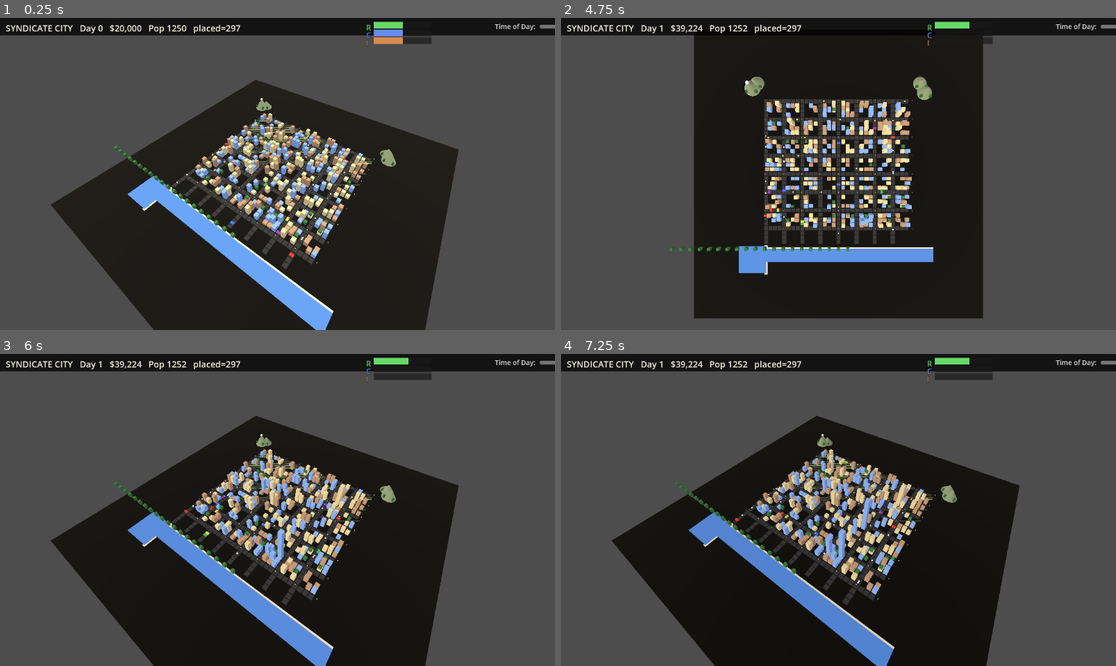
Above: before the commit, frames 1-4 (two rows, left to right).
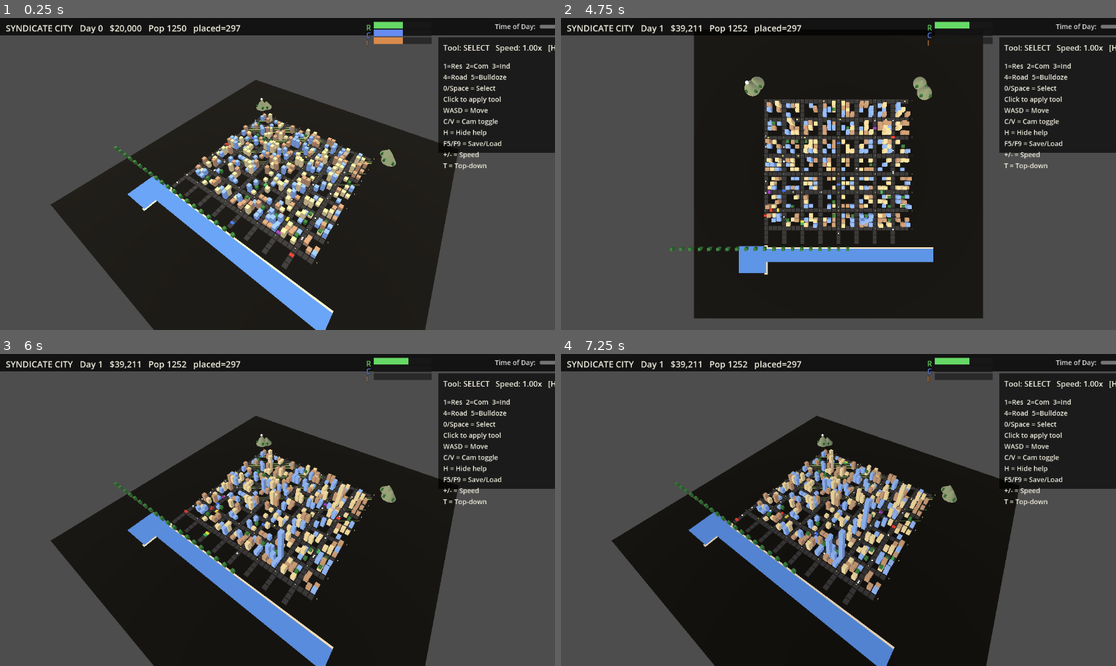
Above: after the commit, the same moments.

Repository: Fedgerick/syndicatecity-2d
Game: Godot game, scene res://main.tscn
The game is run twice, just before and just after one commit, with the same random seed, the same clock (stepped at 60 frames per second) and the same inputs.
Inputs (mouse positions are in pixels of both pictures, inside the frame that each line leads up to):
- Up to frame 1 (0.25 s): no input
- Up to frame 2 (4.75 s): tap Enter every 0.75 s from 0.5 to 4.25 s; move the mouse to (960, 158) at 0.52 s; hold Right (ui_right) 0.53-1.28 s; tap 1 at 0.6 s; click (960, 158) at 0.67 s; tap Space at 0.77, 1.07, 1.52, 1.82, 3.02, 3.32, 3.77, 4.07, 4.52 s; tap 2 at 0.8, 1.35 s; move the mouse to (727, 189) at 1.27 s; hold Down (ui_down) 1.28-2.03 s; click (727, 189) at 1.42 s; tap 3 at 1.55, 2.1 s; move the mouse to (894, 105) at 2.02 s; hold Right (ui_right) 2.03-2.78 s; click (894, 105) at 2.17 s; tap 4 at 2.3, 2.85 s; move the mouse to (810, 236) at 2.77 s; hold Up (ui_up) 2.78-3.53 s; click (810, 236) at 2.92 s; tap 5 at 3.05, 3.6 s; move the mouse to (1005, 220) at 3.52 s; hold Left (ui_left) from 3.53 s (still down); click (1005, 220) at 3.67 s; tap 0 at 3.8, 4.35 s; move the mouse to (672, 127) at 4.27 s; click (672, 127) at 4.42 s; tap T at 4.55 s
- Up to frame 3 (6 s): tap Space at 4.82 s; move the mouse to (305, 510) at 5.02 s; release Left (ui_left) at 5.03 s; hold Down (ui_down) 5.03-5.78 s; tap T at 5.1 s; click (305, 510) at 5.17 s; tap H at 5.3, 5.85 s; move the mouse to (194, 432) at 5.77 s; hold Right (ui_right) from 5.78 s (still down); click (194, 432) at 5.92 s
- Up to frame 4 (7.25 s): tap Space at 6.02, 6.32, 6.77, 7.07 s; tap C at 6.05 s; move the mouse to (960, 494) at 6.52 s; release Right (ui_right) at 6.53 s; hold Up (ui_up) from 6.53 s (still down); hold C from 6.53 s (still down); click (960, 494) at 6.67 s; tap V at 6.8 s

The runs differ from the first frame. In frame 1, 7.6% of the frame differs, in the area x 78-100%, y 6-49%; in frame 2, 7.7%, in the area x 23-100%, y 2-49%; in frame 3, 7.6%; in frame 4, 7.6%.

Commit message:
game: zone/road/bulldoze tools, speed control, controls overlay, GTA player + sim
Tools (1=res, 2=com, 3=ind, 4=road, 5=bulldoze, 0/space=select):
- Click to place zone (requires road adjacent)
- Click to place road (0)
- Click to bulldoze (refund 50%)
- Density tracked per cell via cell_density dict

Sim:
- sim_budget tracks money; zones/roads cost from it; bulldoze refunds
- Tools disabled when budget < cost
- sim_speed multiplier via +/- (0.25x..8x)

UX:
- Controls overlay (top-right) shows all keys, tool, speed; H toggles
- WASD move player, C/V camera toggle, T top-down
- F5/F9 save/load, +/- speed, H help

Diff:
--- a/main.gd
+++ b/main.gd
@@ -47,6 +47,14 @@
 var cam_dist := 90.0
 var cam_topdown := false
 var hover_cell := Vector2i(-1, -1)
+# Tool state: "select" | "zone_res" | "zone_com" | "zone_ind" | "bulldoze" | "road"
+var current_tool: String = "select"
+var tool_cost_zone: int = 100
+var tool_cost_road: int = 10
+var tool_cost_bulldoze: int = 1
+var sim_speed: float = 1.0
+var controls_overlay: CanvasLayer
+var controls_label: Label
 
 
 func _ready() -> void:
@@ -175,10 +183,7 @@
 			hover_cell = Vector2i(int(round(hit.x / CELL)), int(round(hit.z / CELL)))
 	elif event is InputEventMouseButton:
 		if event.button_index == MOUSE_BUTTON_LEFT and event.pressed:
-			if hover_cell.x >= 0 and hover_cell.y >= 0:
-				if not _is_road(hover_cell.x, hover_cell.y) and _in_bounds(hover_cell.x, hover_cell.y):
-					if not _is_water(hover_cell.x, hover_cell.y):
-						_place_building(hover_cell.x, hover_cell.y, randi() % 3, DENSITY_LOW)
+			_apply_tool_at_hover()
 		elif event.button_index == MOUSE_BUTTON_WHEEL_UP and event.pressed:
 			cam_dist = maxf(cam_dist - 5, 20.0)
 			_refresh_camera()
@@ -187,13 +192,148 @@
 			_refresh_camera()
 	elif event is InputEventKey and event.pressed:
 		match event.keycode:
-			KEY_T:
-				cam_topdown = not cam_topdown
+			KEY_1: current_tool = "zone_res"
+			KEY_2: current_tool = "zone_com"
+			KEY_3: current_tool = "zone_ind"
+			KEY_4: current_tool = "road"
+			KEY_5: current_tool = "bulldoze"
+			KEY_0, KEY_SPACE: current_tool = "select"
+			KEY_T: cam_topdown = not cam_topdown; _refresh_camera()
+			KEY_F5: save_city()
+			KEY_F9: load_city()
+			KEY_PLUS, KEY_KP_ADD: sim_speed = clamp(sim_speed * 1.5, 0.25, 8.0)
+			KEY_MINUS, KEY_KP_SUBTRACT: sim_speed = clamp(sim_speed / 1.5, 0.25, 8.0)
+			KEY_H: _toggle_controls()
+			KEY_C:
+				cam_thirdperson = true
+				_refresh_player_camera()
+			KEY_V:
+				cam_thirdperson = false
 				_refresh_camera()
-			KEY_F5:
-				save_city()
-			KEY_F9:
-				load_city()
+		_refresh_controls()
+
+
+func _apply_tool_at_hover() -> void:
+	if hover_cell.x < 0 or hover_cell.y < 0:
+		return
+	if not _in_bounds(hover_cell.x, hover_cell.y):
+		return
+	match current_tool:
+		"zone_res": _try_zone(hover_cell.x, hover_cell.y, 0)
+		"zone_com": _try_zone(hover_cell.x, hover_cell.y, 1)
+		"zone_ind": _try_zone(hover_cell.x, hover_cell.y, 2)
+		"road": _try_road(hover_cell.x, hover_cell.y)
+		"bulldoze": _try_bulldoze(hover_cell.x, hover_cell.y)
+	_refresh_hud()
+
+
+func _try_zone(x: int, z: int, color: int) -> void:
+	if _is_water(x, z):
+		return
+	if sim_budget < tool_cost_zone:
+		return
+	for i in range(placed_buildings.size()):
+		var b: Vector3i = placed_buildings[i]
+		if b.x == x and b.y == z:
+			var cur_density: int = cell_density.get(_bk(x, z), 0)
+			if b.z == color and sim_budget >= tool_cost_zone:
+				if cur_density >= 3:
+					return
+				sim_budget -= tool_cost_zone
+				cell_density[_bk(x, z)] = cur_density + 1
+				_refresh_building_at(x, z)
+				return
+			else:
+				if sim_budget >= tool_cost_zone + tool_cost_bulldoze:
+					sim_budget -= tool_cost_bulldoze
+					sim_budget -= tool_cost_zone
+					placed_buildings[i] = Vector3i(x, z, color)
+					cell_density[_bk(x, z)] = 0
+					_refresh_building_at(x, z)
+					return
+				return
+	if not _is_road_adjacent(x, z):
+		return
+	sim_budget -= tool_cost_zone
+	_place_building(x, z, color, 0)
+
+func _bk(x: int, z: int) -> String:
+	return "%d,%d" % [x, z]
+
+
+func _is_road_adjacent(x: int, z: int) -> bool:
+	for dx in [-1, 0, 1]:
+		for dz in [-1, 0, 1]:
+			if dx == 0 and dz == 0:
+				continue
+			if _is_road_at(x + dx, z + dz):
+				return true
+	return false
+
+
+func _try_road(x: int, z: int) -> void:
+	if sim_budget < tool_cost_road:
+		return
+	for b in placed_buildings:
+		if b.x == x and b.y == z:
+			return
+	if _is_water(x, z):
+		return
+	sim_budget -= tool_cost_road
+	var strip := _make_box(Vector3(CELL * 0.95, 0.05, CELL * 0.95),
+		Vector3(_wx(x * CELL), 0.025, _wz(z * CELL)),
+		Color(0.20, 0.20, 0.22))
+	strip.add_to_group("custom_road")
+	add_child(strip)
+	if not custom_roads.has(Vector2i(x, z)):
+		custom_roads.append(Vector2i(x, z))
+
+
+func _try_bulldoze(x: int, z: int) -> void:
+	for i in range(placed_buildings.size()):
+		var b: Vector3i = placed_buildings[i]
+		if b.x == x and b.y == z:
+			sim_budget += tool_cost_zone / 2
+			placed_buildings.remove_at(i)
+			_refresh_building_at(x, z)
+			return
+	for i in range(custom_roads.size()):
+		if custom_roads[i].x == x and custom_roads[i].y == z:
+			sim_budget += tool_cost_road / 2
+			custom_roads.remove_at(i)
+			for n in get_tree().get_nodes_in_group("custom_road"):
+				n.queue_free()
+			return
+
+
+func _is_road_at(x: int, z: int) -> bool:
+	if _is_road(x, z):
+		return true
+	for r in custom_roads:
+		if r.x == x and r.y == z:
+			return true
+	return false
+
+
+func _toggle_controls() -> void:
+	if controls_overlay:
+		controls_overlay.visible = not controls_overlay.visible
+
+
+func _refresh_controls() -> void:
+	if controls_label == null:
+		return
+	var tool_name: String = ""
+	match current_tool:
+		"zone_res": tool_name = "RES ZONE $100"
+		"zone_com": tool_name = "COM ZONE $100"
+		"zone_ind": tool_name = "IND ZONE $100"
+		"road": tool_name = "ROAD $10"
+		"bulldoze": tool_name = "BULLDOZE"
+		_: tool_name = "SELECT"
+	controls_label.text = "Tool: %s   Speed: %.2fx   [H] Help" % [tool_name, sim_speed]
+
+
 
 
 func _raycast_ground(screen_pos: Vector2) -> Vector3:
@@ -333,6 +473,7 @@
 const DENSITY_MED := 2
 const DENSITY_HIGH := 3
 const DENSITY_MAX := 4
+var custom_roads: Array[Vector2i] = []
 var building_meshes: Array[MeshInstance3D] = []
 var cell_density: Dictionary = {}  # key "x,y:z" -> density stage
 var cell_color: Dictionary = {}    # key -> color index
@@ -582,6 +723,27 @@
 
 
 
+
+	# Controls overlay (top-right under time slider)
+	controls_overlay = CanvasLayer.new()
+	add_child(controls_overlay)
+	var ctl_bg := ColorRect.new()
+	ctl_bg.color = Color(0, 0, 0, 0.65)
+	ctl_bg.size = Vector2(360, 240)
+	ctl_bg.position = Vector2(910, 40)
+	controls_overlay.add_child(ctl_bg)
+	controls_label = Label.new()
+	controls_label.position = Vector2(920, 50)
+	controls_label.add_theme_font_size_override("font_size", 16)
+	controls_label.add_theme_color_override("font_color", Color(0.95, 0.94, 0.88))
+	controls_overlay.add_child(controls_label)
+	var help := Label.new()
+	help.position = Vector2(920, 90)
+	help.add_theme_font_size_override("font_size", 14)
+	help.add_theme_color_override("font_color", Color(0.95, 0.94, 0.88))
+	help.text = "1=Res  2=Com  3=Ind\n4=Road  5=Bulldoze\n0/Space = Select\nClick to apply tool\nWASD = Move\nC/V = Cam toggle\nH = Hide help\nF5/F9 = Save/Load\n+/- = Speed\nT = Top-down"
+	controls_overlay.add_child(help)
+	_refresh_controls()
 
 func _abs_budget_fmt() -> String:
 	var v: int = sim_budget if sim_budget >= 0 else -sim_budget
Binary file changed: screenshots/launch.png
Binary file added: screenshots/tool1.png
